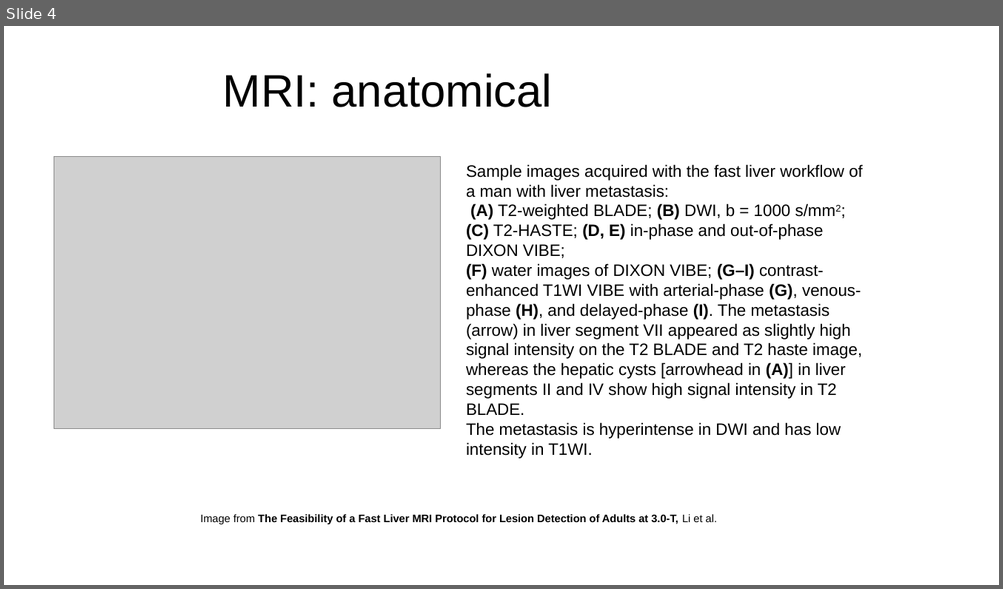
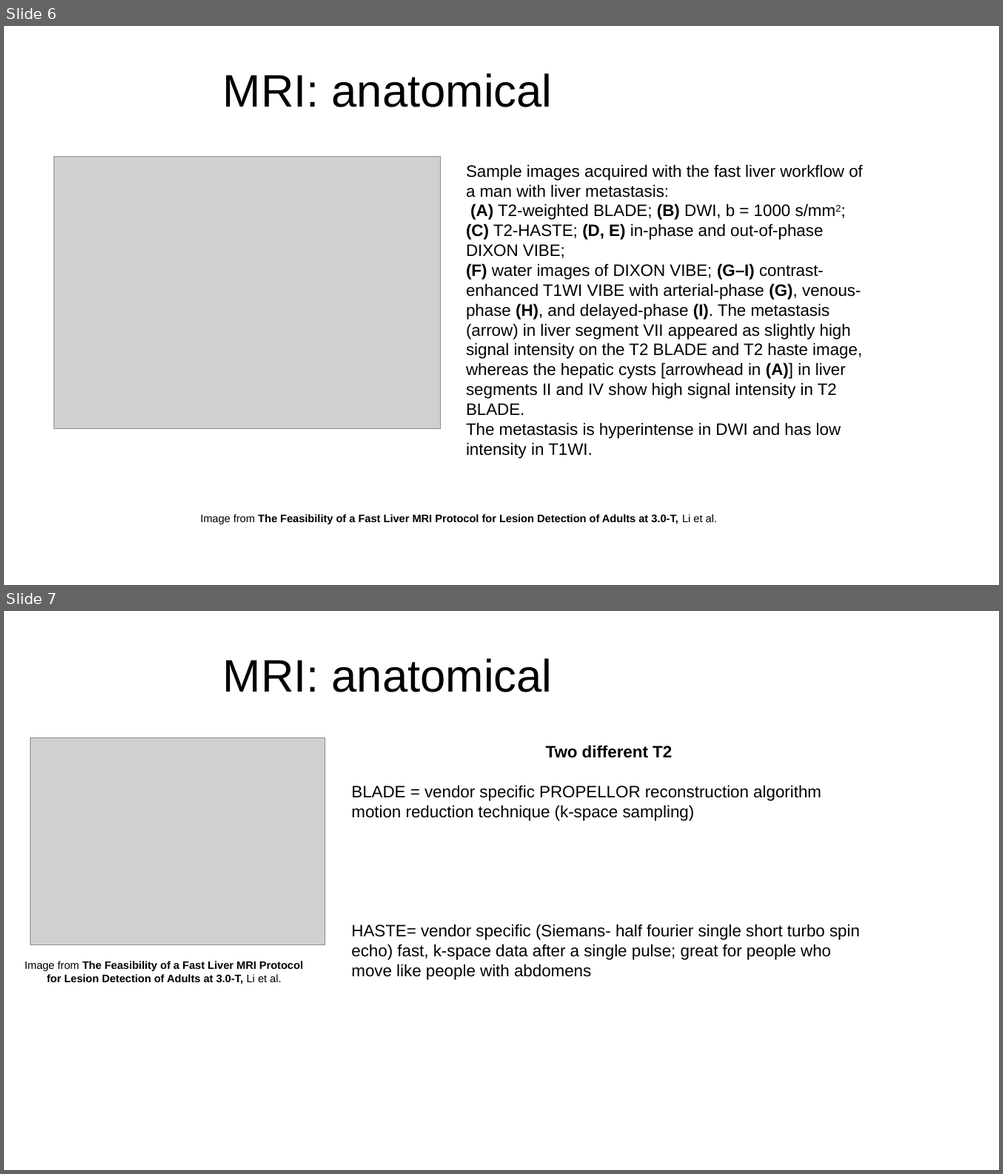
Before and after one commit to esciencecenter-digital-skills/medical-image-processing-materials, a slide deck: presentations/mri_lecture.pptx. Shown one above the other, each under a label of ours: slide 4 before the commit, slides 6 and 7 after it. The pictures are 1003x589 and 1003x1174 pixels, drawn with LibreOffice and Linux fonts; fonts in the diff are those of the drawing; grey boxes stand for pictures; background and template pictures are left out. Boxes give left, top, right and bottom in pixels: in the first picture for what was removed or moved away, otherwise in the second. Text is boxed around its words. In the diff, an @@ line names an element or a change of style, - is before the commit and + after.

```diff
--- a/presentations/mri_lecture.pptx
+++ b/presentations/mri_lecture.pptx
@@ slide 7 added at bbox=[4, 611, 999, 1170], background picture (left out) @@
@@ title added at bbox=[223, 658, 552, 692], 44 pt, text #000000 @@
+MRI: anatomical
@@ picture added at bbox=[30, 738, 325, 945] @@
@@ text added at bbox=[351, 745, 859, 980], 16 pt, text #000000 @@
+Two different T2
+BLADE = vendor specific PROPELLOR reconstruction algorithm
+motion reduction technique (k-space sampling)
+HASTE= vendor specific (Siemans- half fourier single short turbo spin echo) fast, k-space data after a single pulse; great for people who move like people with abdomens
@@ text added at bbox=[25, 961, 303, 985], 10.5 pt, text #000000, bold @@
+Image from The Feasibility of a Fast Liver MRI Protocol for Lesion Detection of Adults at 3.0-T, Li et al.
@@ what was slide 4 is now slide 6 @@
```
Also in this commit, not shown: 1 slide changed, 6 other slides added, 12 other files.
